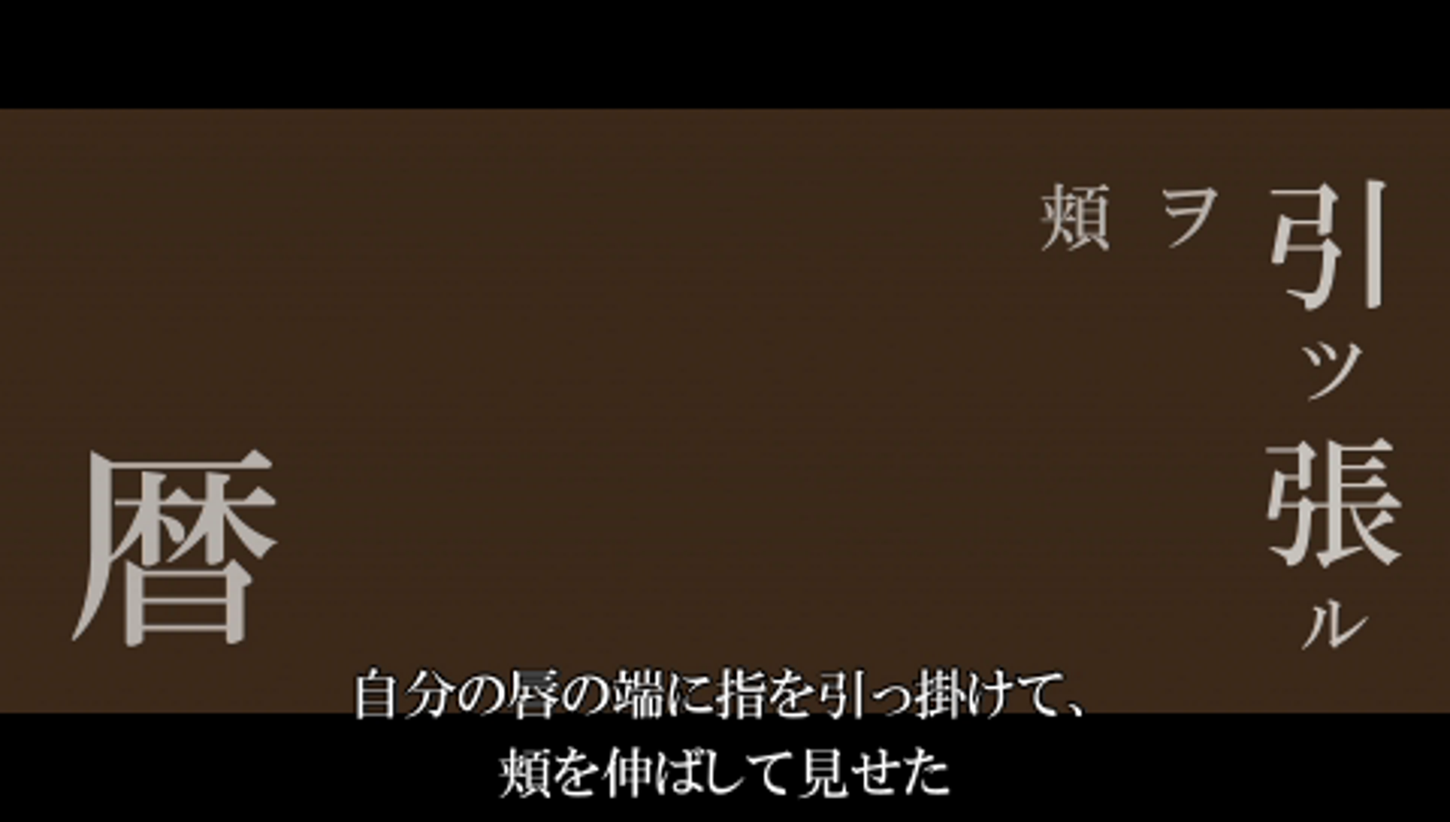
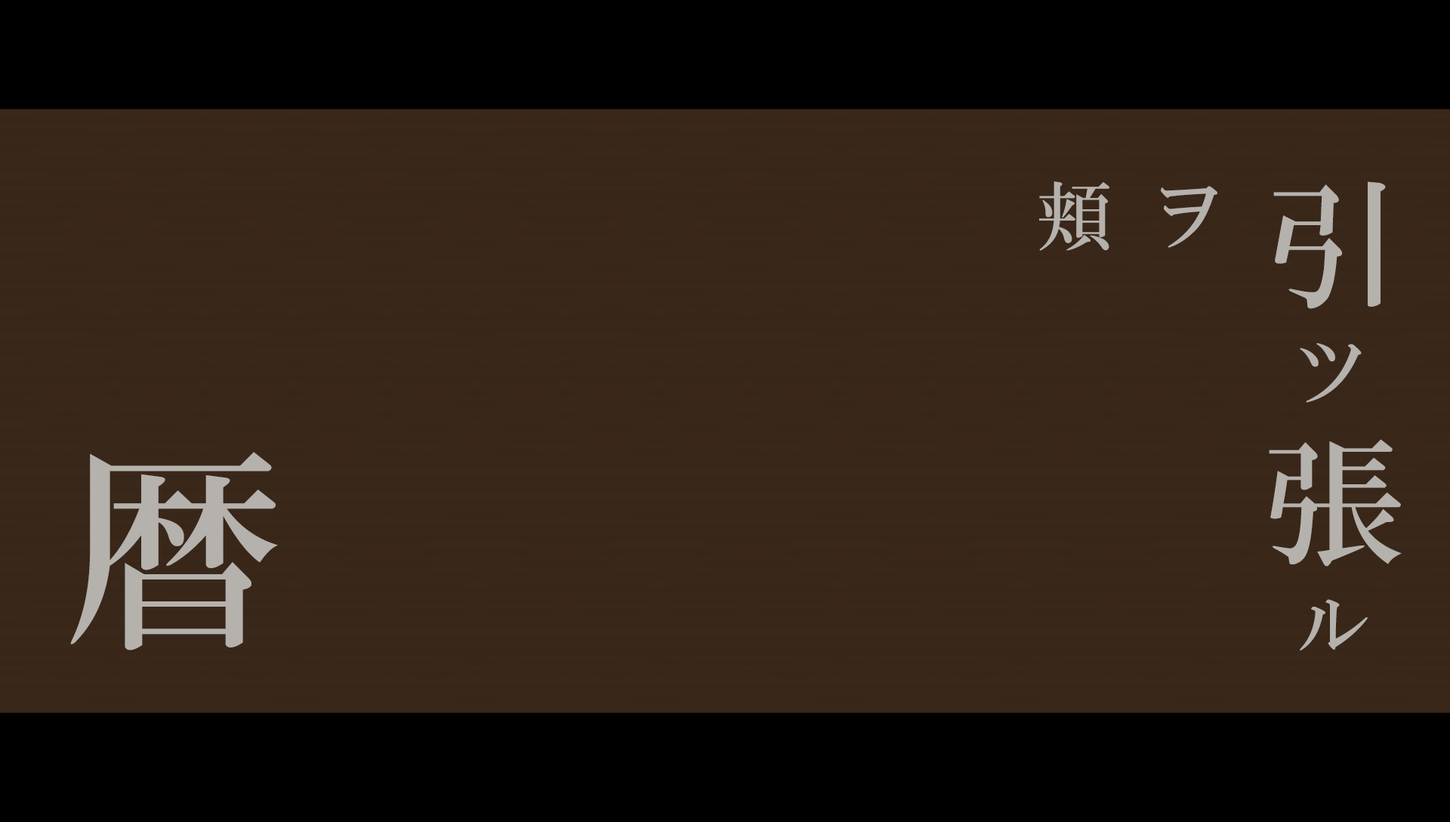
Comparing the layer stacks of the two (1450, 822) images. Changes:
added layer "ツ ル" above "頬ヲ" over bbox(1299, 342, 1368, 651)
added layer "頬ヲ" above "引 張" over bbox(1039, 181, 1218, 251)
added layer "引 張" above "暦" over bbox(1268, 181, 1402, 567)
added layer "暦" above "Layer 2" over bbox(70, 451, 278, 651)
showed "Layer 2" over bbox(0, 107, 1450, 802)
